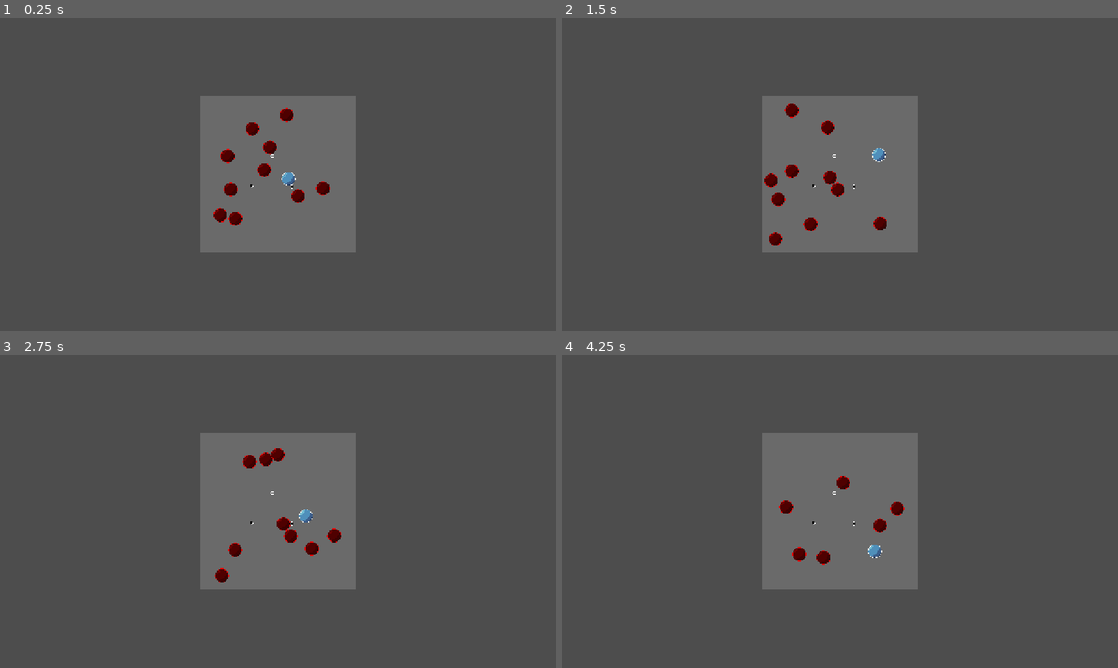
Above: before the commit, frames 1-4 (two rows, left to right).
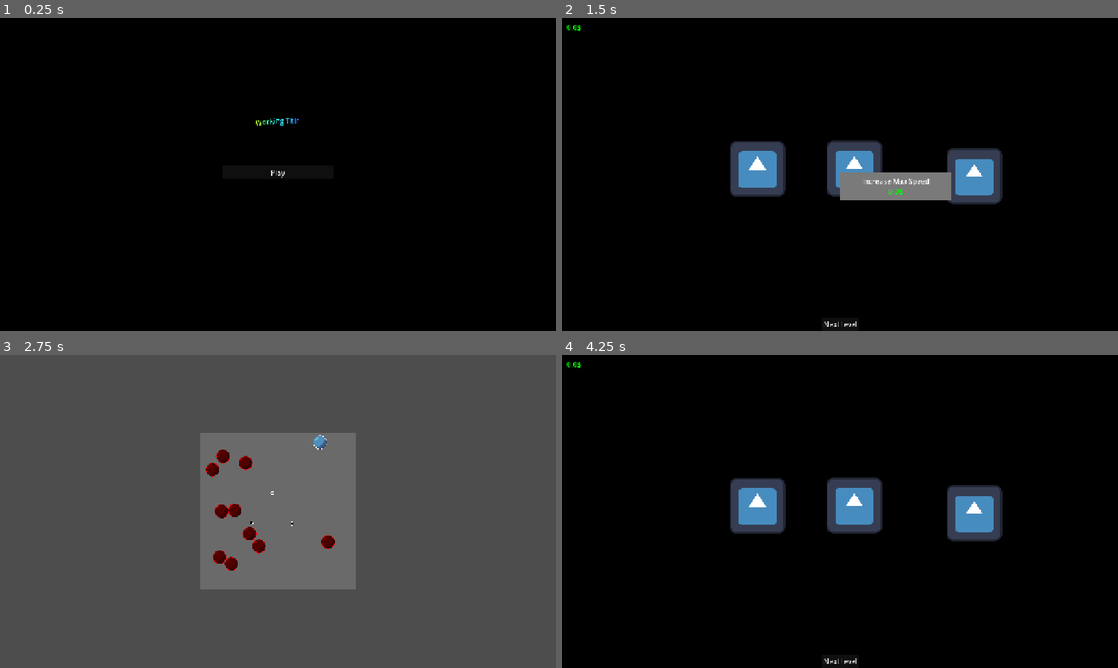
Above: after the commit, the same moments.

Repository: wespd/ball-fighter
Game: Godot game, scene res://Scenes/main_menu.tscn
The game is run twice, just before and just after one commit, with the same random seed, the same clock (stepped at 60 frames per second) and the same inputs. Before the commit the project starts from res://Scenes/main.tscn. The engine's default icon, where the game draws it, is replaced by a stand-in: a white triangle on a blue panel in a dark square.
Inputs (mouse positions are in pixels of both pictures, inside the frame that each line leads up to):
- Up to frame 1 (0.25 s): no input
- Up to frame 2 (1.5 s): click (840, 171) at 0.5 s, where only the run after the commit has a clickable "Play"; click (840, 171) at 1.25 s, where only the run after the commit has a clickable "Play"
- Up to frame 3 (2.75 s): click (278, 661) at 2 s, where only the run after the commit has a clickable "Next level"
- Up to frame 4 (4.25 s): move the mouse to (962, 495) at 2.77 s; move the mouse to (728, 527) at 3.52 s

The runs differ from the first frame. In frame 1, 100% of the frame differs, in the area x 0-100%, y 0-100%; in frame 2, 98%; in frame 3, 1.6%; in frame 4, 99%.

Commit message:
scene managing basics

Diff:
--- a/Scenes/main.tscn
+++ b/Scenes/main.tscn
@@ -1,7 +1,7 @@
 [gd_scene format=3 uid="uid://c7jshwyf5wvip"]
 
 [ext_resource type="PackedScene" uid="uid://d18bcpnidh32y" path="res://Scenes/ball.tscn" id="1_0xm2m"]
-[ext_resource type="Script" uid="uid://dwsrph4ywts4u" path="res://Scripts/main.gd" id="1_h2yge"]
+[ext_resource type="Script" uid="uid://dwsrph4ywts4u" path="res://Scripts/level.gd" id="1_h2yge"]
 [ext_resource type="PackedScene" uid="uid://y4gf131udgjo" path="res://Scenes/peg.tscn" id="3_h2yge"]
 
 [sub_resource type="WorldBoundaryShape2D" id="WorldBoundaryShape2D_0xm2m"]
@@ -19,8 +19,9 @@
 [sub_resource type="WorldBoundaryShape2D" id="WorldBoundaryShape2D_7dm0k"]
 distance = -180.0
 
-[node name="Main" type="Node2D" unique_id=1593915679]
+[node name="Main" type="Node2D" unique_id=1593915679 node_paths=PackedStringArray("balls")]
 script = ExtResource("1_h2yge")
+balls = [NodePath("Ball"), NodePath("Ball2"), NodePath("Ball3"), NodePath("Ball4"), NodePath("Ball5"), NodePath("Ball6"), NodePath("Ball7"), NodePath("Ball8"), NodePath("Ball9"), NodePath("Ball10")]
 
 [node name="Camera2D" type="Camera2D" parent="." unique_id=1631611814]
 
--- /dev/null
+++ b/Scenes/main_menu.tscn
@@ -0,0 +1,38 @@
+[gd_scene format=3 uid="uid://bt1apyetmb8t4"]
+
+[ext_resource type="Script" uid="uid://cermkwjth8tnn" path="res://Scripts/main_menu.gd" id="1_28flt"]
+
+[node name="MainMenu" type="CanvasLayer" unique_id=261460060]
+script = ExtResource("1_28flt")
+
+[node name="ColorRect" type="ColorRect" parent="." unique_id=492817327]
+anchors_preset = 15
+anchor_right = 1.0
+anchor_bottom = 1.0
+grow_horizontal = 2
+grow_vertical = 2
+color = Color(0, 0, 0, 1)
+
+[node name="VBoxContainer" type="VBoxContainer" parent="." unique_id=132902323]
+anchors_preset = -1
+anchor_left = 0.4
+anchor_top = 0.3
+anchor_right = 0.6
+anchor_bottom = 1.0
+grow_horizontal = 2
+grow_vertical = 2
+size_flags_horizontal = 4
+size_flags_vertical = 0
+theme_override_constants/separation = 74
+
+[node name="RichTextLabel" type="RichTextLabel" parent="VBoxContainer" unique_id=681376075]
+custom_minimum_size = Vector2(128, 50)
+layout_mode = 2
+bbcode_enabled = true
+text = "[rainbow freq=.2 sat=0.9 val=1 speed=1.0][wave amp=50.0 freq=7.0 connected=1]Working Title[/wave]"
+horizontal_alignment = 1
+vertical_alignment = 1
+
+[node name="Button" type="Button" parent="VBoxContainer" unique_id=1742522436]
+layout_mode = 2
+text = "Play"
--- a/Scenes/player_ball.tscn
+++ b/Scenes/player_ball.tscn
@@ -10,7 +10,7 @@
 script = ExtResource("1_m38xh")
 speed = 600.0
 max_speed = 2000.0
-max_health = 10000.0
+max_health = 100.0
 metadata/_custom_type_script = "uid://dixxpmc8rr44b"
 
 [node name="CollisionShape2D" type="CollisionShape2D" parent="." unique_id=316485454]
--- a/Scenes/upgrade_menu.tscn
+++ b/Scenes/upgrade_menu.tscn
@@ -16,7 +16,9 @@
 metadata/_custom_type_script = "uid://bkoa4ueuuudr3"
 
 [node name="UpgradeMenu" type="CanvasLayer" unique_id=1644143263 node_paths=PackedStringArray("upgrades")]
+process_mode = 3
 layer = 100
+visible = false
 script = ExtResource("1_6gn5s")
 upgrades = [NodePath("UpgradeButton"), NodePath("UpgradeButton2"), NodePath("UpgradeButton3")]
 
@@ -44,6 +46,7 @@
 script = ExtResource("1_ltp0x")
 
 [node name="ItemDescriptionBackground" type="ColorRect" parent="." unique_id=1163079785]
+process_mode = 3
 visible = false
 z_index = 2
 custom_minimum_size = Vector2(256, 64)
@@ -106,3 +109,17 @@
 script = ExtResource("4_f5dmy")
 upgrades = Array[ExtResource("6_2hr16")]([SubResource("Resource_lpopj"), SubResource("Resource_lpopj")])
 metadata/_custom_type_script = "uid://cdmy4aqgthshu"
+
+[node name="NextLevel" type="Button" parent="." unique_id=217088264]
+process_mode = 3
+anchors_preset = 7
+anchor_left = 0.5
+anchor_top = 1.0
+anchor_right = 0.5
+anchor_bottom = 1.0
+offset_left = -42.5
+offset_top = -31.0
+offset_right = 42.5
+grow_horizontal = 2
+grow_vertical = 0
+text = "Next level"
--- a/Scripts/UpgradeMenu/upgrade_menu.gd
+++ b/Scripts/UpgradeMenu/upgrade_menu.gd
@@ -3,12 +3,15 @@
 @export var upgrades : Array[UpgradeButton]
 @onready var item_description_background = $ItemDescriptionBackground
 @onready var item_description = $ItemDescriptionBackground/ItemDescription
+@onready var next_level = $NextLevel
 
 func _ready():
 	for upgrade in upgrades:
 		upgrade.mouse_entered.connect(_on_upgrade_button_hovered.bind(upgrade))
 		upgrade.mouse_exited.connect(_on_upgrade_button_unhovered)
 		upgrade.pressed.connect(_attempt_buy_upgrade.bind(upgrade))
+	next_level.pressed.connect(_next_level_button_pressed)
+
 
 func _on_upgrade_button_hovered(button : UpgradeButton):
 	if button.disabled:
@@ -28,3 +31,8 @@
 			item_description_background.hide()
 	else:
 		print("can't buy!")
+
+func _next_level_button_pressed():
+	print("hiding")
+	hide()
+	LevelManager.spawn_level()
--- a/Scripts/ball.gd
+++ b/Scripts/ball.gd
@@ -6,6 +6,7 @@
 @export var max_health : float = 4000
 var current_health : float
 var direction : Vector2 = Vector2(1,3)
+signal died
 
 func _ready():
 	current_health = max_health
@@ -38,4 +39,5 @@
 		on_death()
 
 func on_death():
+	died.emit()
 	queue_free()
--- /dev/null
+++ b/Scripts/level.gd
@@ -0,0 +1,19 @@
+extends Node2D
+class_name Level
+
+@export var balls: Array[Ball]
+signal player_won
+
+func _ready():
+	PlayerBall.player_death.connect(_on_player_death)
+	for ball in balls:
+		ball.died.connect(on_ball_death.bind(ball))
+
+func _on_player_death():
+	get_tree().paused = true
+	UpgradeMenu.show()
+
+func on_ball_death(ball : Ball):
+	balls.erase(ball)
+	if balls.is_empty():
+		player_won.emit()
--- /dev/null
+++ b/Scripts/level_manager.gd
@@ -0,0 +1,25 @@
+extends Node
+
+var current_level : int = 0
+
+var levels : Array[String] = [
+	"res://Scenes/main.tscn"
+]
+
+func spawn_level():
+	print(get_tree().current_scene.scene_file_path)
+	if get_tree().current_scene.scene_file_path == levels[current_level]:
+		get_tree().reload_current_scene()
+		print("Current scene reloaded")
+		await get_tree().scene_changed
+	else:
+		get_tree().change_scene_to_file(levels[current_level])
+		await get_tree().scene_changed
+		get_tree().current_scene.player_won.connect(on_player_won)
+	PlayerBall.position = Vector2.ZERO
+	PlayerBall.current_health = PlayerBall.max_health
+	get_tree().paused = false
+
+func on_player_won():
+	get_tree().paused = true
+	print("PLAYER HATH WON")
--- a/Scripts/main.gd
+++ /dev/null
@@ -1,7 +0,0 @@
-extends Node2D
-
-func _ready():
-	PlayerBall.player_death.connect(_on_player_death)
-
-func _on_player_death():
-	get_tree().paused = true
--- /dev/null
+++ b/Scripts/main_menu.gd
@@ -0,0 +1,9 @@
+extends CanvasLayer
+
+@onready var button = $VBoxContainer/Button
+
+func _ready():
+	button.pressed.connect(_on_start_button_pressed)
+
+func _on_start_button_pressed():
+	UpgradeMenu.show()
--- a/ball.tscn
+++ /dev/null
@@ -1,19 +0,0 @@
-[gd_scene format=3 uid="uid://wuog8c3igqi1"]
-
-[ext_resource type="Script" uid="uid://dixxpmc8rr44b" path="res://ball.gd" id="1_41u45"]
-[ext_resource type="Texture2D" uid="uid://bvnrdo1rpfgib" path="res://Sprites/ball.png" id="2_41u45"]
-
-[sub_resource type="CircleShape2D" id="CircleShape2D_41u45"]
-radius = 16.0
-
-[node name="Ball" type="CharacterBody2D" unique_id=260139811]
-script = ExtResource("1_41u45")
-
-[node name="Sprite2D" type="Sprite2D" parent="." unique_id=1006215520]
-modulate = Color(1, 0, 0, 1)
-z_index = 3
-z_as_relative = false
-texture = ExtResource("2_41u45")
-
-[node name="CollisionShape2D" type="CollisionShape2D" parent="." unique_id=1209233224]
-shape = SubResource("CircleShape2D_41u45")
--- a/player_ball.tscn
+++ /dev/null
@@ -1,20 +0,0 @@
-[gd_scene format=3 uid="uid://dhtm5t6dx4u61"]
-
-[ext_resource type="Script" path="res://player_ball.gd" id="1_60p4i"]
-[ext_resource type="Texture2D" uid="uid://bvnrdo1rpfgib" path="res://Sprites/ball.png" id="2_60p4i"]
-
-[sub_resource type="CircleShape2D" id="CircleShape2D_fsq41"]
-radius = 16.0
-
-[node name="PlayerBall" type="CharacterBody2D" unique_id=911088835]
-script = ExtResource("1_60p4i")
-speed = 600.0
-max_speed = 2000.0
-max_health = 10000.0
-metadata/_custom_type_script = "uid://dixxpmc8rr44b"
-
-[node name="CollisionShape2D" type="CollisionShape2D" parent="." unique_id=316485454]
-shape = SubResource("CircleShape2D_fsq41")
-
-[node name="Sprite2D" type="Sprite2D" parent="." unique_id=1900339853]
-texture = ExtResource("2_60p4i")
--- a/project.godot
+++ b/project.godot
@@ -11,7 +11,7 @@
 [application]
 
 config/name="ball_fighter"
-run/main_scene="uid://c7jshwyf5wvip"
+run/main_scene="uid://bt1apyetmb8t4"
 config/features=PackedStringArray("4.6", "Forward Plus")
 config/icon="res://Sprites/icon.svg"
 
@@ -19,6 +19,8 @@
 
 PlayerBall="*uid://brquq467iyivh"
 UpgradeGlobals="*uid://cdunodusbtyc"
+LevelManager="*uid://bopn51gblcnj2"
+UpgradeMenu="*uid://yqk223t1aug7"
 
 [display]
 
Renamed: Scripts/main.gd.uid -> Scripts/level.gd.uid
Not shown, added: Scripts/level_manager.gd.uid
Not shown, added: Scripts/main_menu.gd.uid
